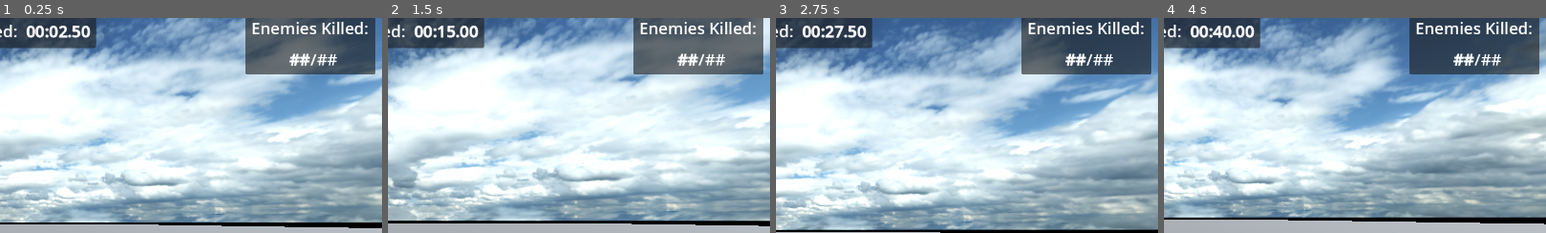
Above: before the commit, frames 1-4 (left to right).
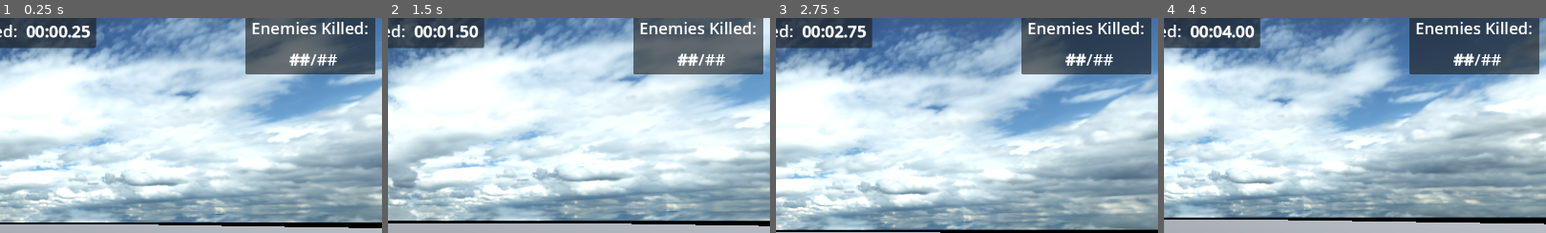
Above: after the commit, the same moments.

Repository: HuskyGameDev/2025f-team3
Game: Godot game, scene res://assets/scenes/test_scene.tscn
The game is run twice, just before and just after one commit, with the same random seed, the same clock (stepped at 60 frames per second) and the same inputs.
Inputs (mouse positions are % of the whole screen's width and height, from its top left):
- Up to frame 1 (0.25 s): no input
- Up to frame 2 (1.5 s): tap Enter (ui_accept) at 0.5, 0.77 s; move the mouse to (55, 50) at 0.52 s; hold W (ui_up) from 0.53 s (still down); move the mouse to (45, 50) at 1.27 s
- Up to frame 3 (2.75 s): keep holding W (ui_up); tap Enter (ui_accept) at 1.52 s; move the mouse to (52, 48) at 2.02 s
- Up to frame 4 (4 s): keep holding W (ui_up); move the mouse to (49, 52) at 2.77 s; tap Enter (ui_accept) at 3.02, 3.77 s; move the mouse to (57, 51) at 3.52 s
The pictures show only the part of the screen within x 50-100%, y 2-52%; the shares and areas given below are measured in that part.

The runs differ from the first frame. In frame 1, 0.2% of the frame differs, in the area x 15-24%, y 3-10%; in frame 2, 0.3%; in frame 3, 0.3%, in the area x 12-24%, y 3-10%; in frame 4, 0.2%.

Commit message:
Making the time not go super fast because I left in a testing thing

Diff:
--- a/crosscut/assets/UI/3d_hud.gd
+++ b/crosscut/assets/UI/3d_hud.gd
@@ -10,7 +10,7 @@
 	health_width = $HealthPanel/VBoxContainer/HealthRect.size.x
 
 func _process(delta: float) -> void:
-	time_elapsed += delta * 10
+	time_elapsed += delta
 
 	# Calculate and display time to HUD
 	var seconds = snapped(fmod(time_elapsed, 60), 0.01)
